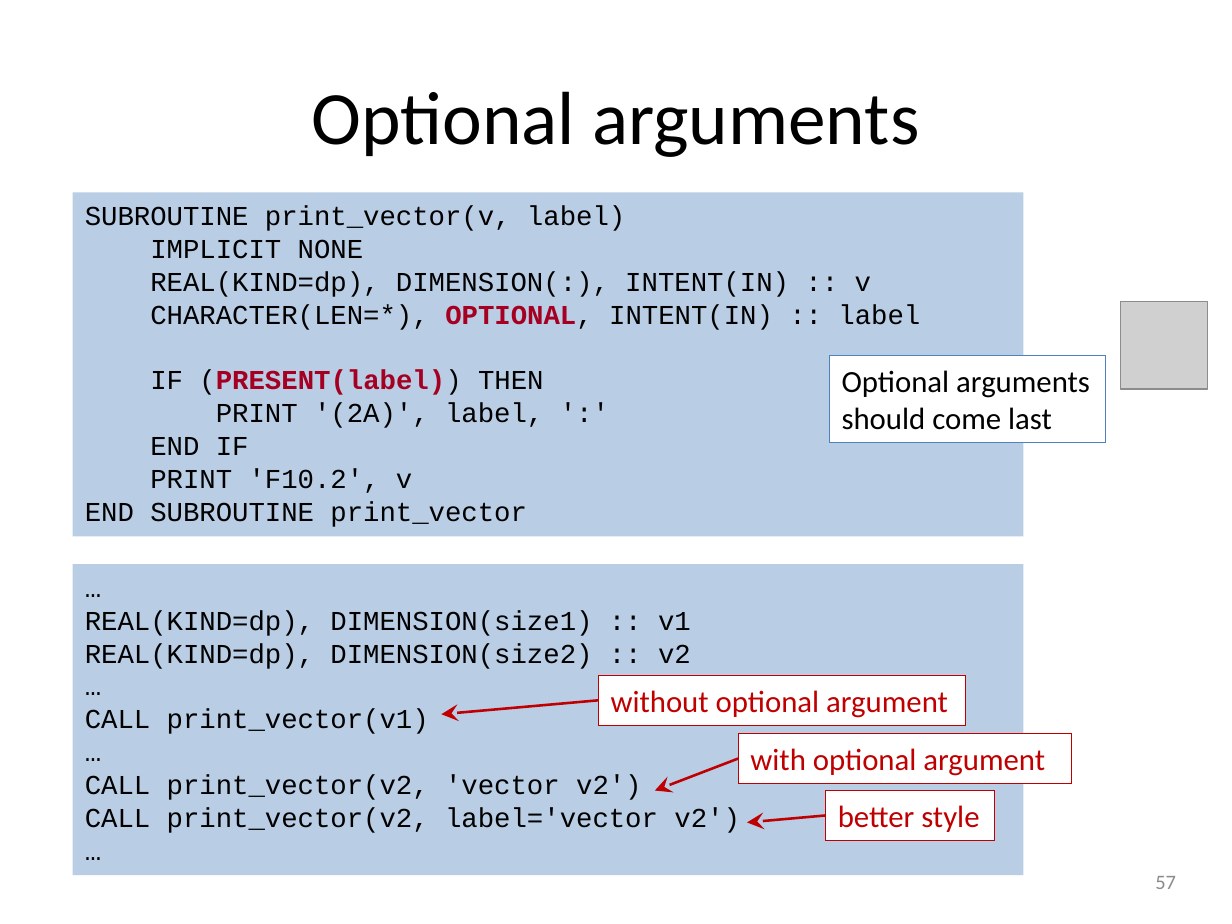
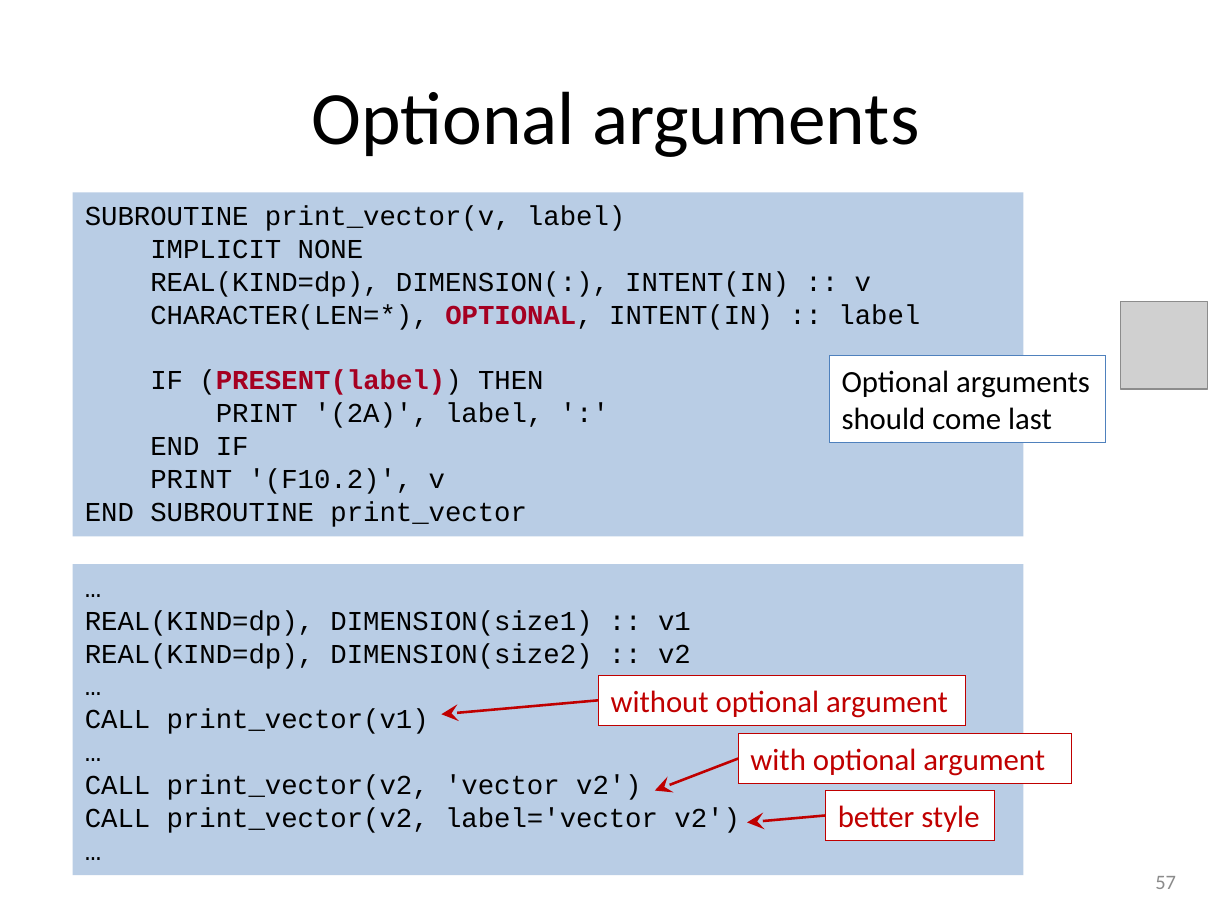
Before and after one commit to gjbex/training-material, a slide deck: slide 57 of Fortran/modern_fortran.pptx. Drawn at 1232x924 pixels with LibreOffice and Linux fonts; fonts in the diff are those of the drawing; grey boxes stand for pictures. Boxes give left, top, right and bottom in pixels: in the first picture for what was removed or moved away, otherwise in the second. Text is boxed around its words. In the diff, an @@ line names an element or a change of style, - is before the commit and + after.

Commit message:
Fix typos

```diff
--- a/Fortran/modern_fortran.pptx
+++ b/Fortran/modern_fortran.pptx
@@ text in rectangle at <box>150,469,445,494</box>: text changed @@
-PRINT 'F10.2', v
+PRINT '(F10.2)', v
```
